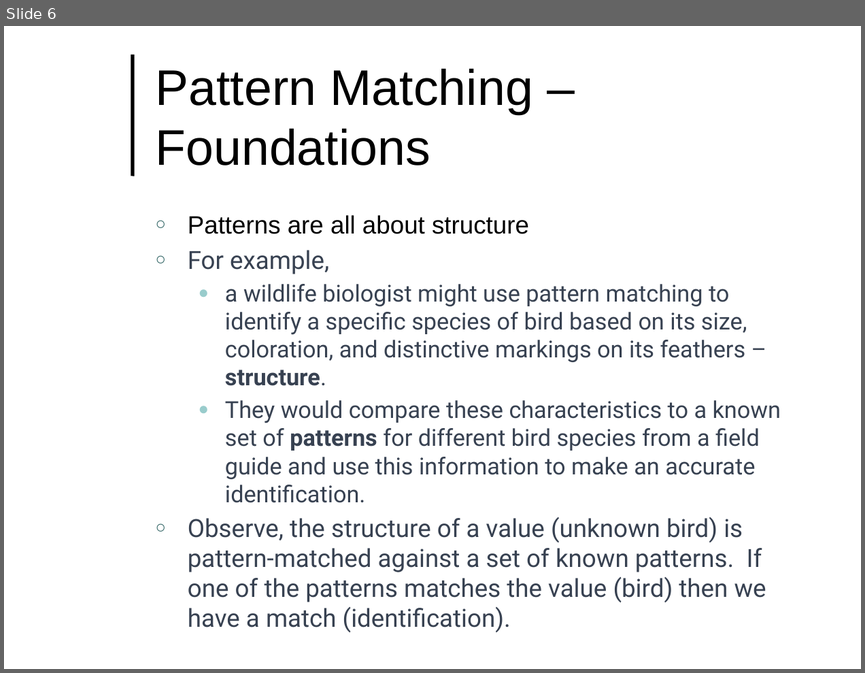
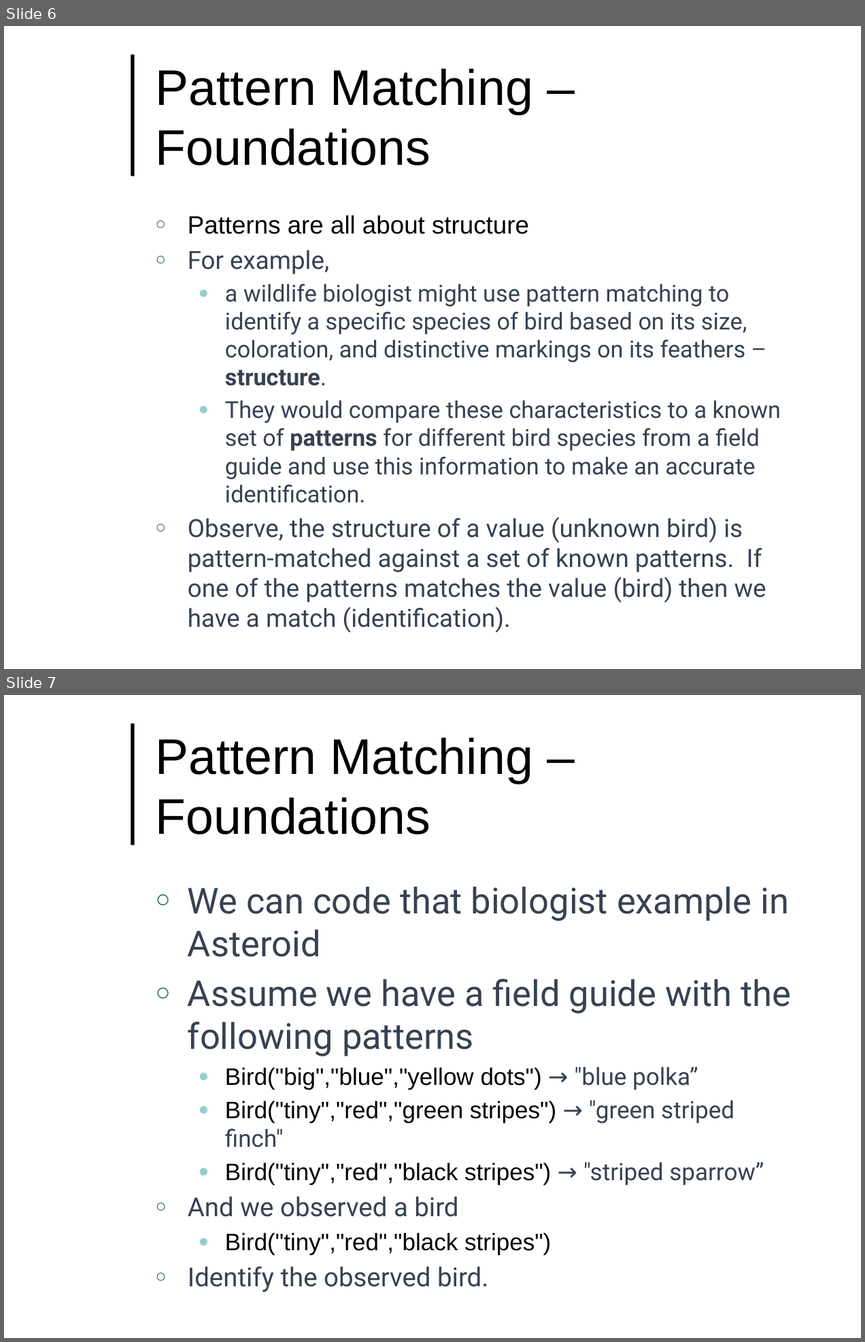
Before and after one commit to lutzhamel/CSC493, a slide deck: notes/csc493-ln004.pptx. Shown one above the other, each under a label of ours: slide 6 before the commit, slides 6 and 7 after it. The pictures are 865x673 and 865x1342 pixels, drawn with LibreOffice and Linux fonts; fonts in the diff are those of the drawing; background and template pictures are left out. Boxes give left, top, right and bottom in pixels: in the first picture for what was removed or moved away, otherwise in the second. Text is boxed around its words. In the diff, an @@ line names an element or a change of style, - is before the commit and + after.

```diff
--- a/notes/csc493-ln004.pptx
+++ b/notes/csc493-ln004.pptx
@@ slide 7 added at <box>4,695,861,1338</box>, background #FFFFFF; not listed: 1 template element that a slide beside it also shows @@
@@ title added at <box>156,737,533,834</box>, 42 pt, text #000000 @@
+Pattern Matching – Foundations
@@ text added at <box>188,886,791,1255</box>, 20 pt, text #374151 @@
+○ We can code that biologist example in Asteroid
+○ Assume we have a field guide with the following patterns
+  ● Bird("big","blue","yellow dots") → "blue polka”
+  ● Bird("tiny","red","green stripes") → "green striped finch"
+  ● Bird("tiny","red","black stripes") → "striped sparrow”
+○ And we observed a bird
+  ● Bird("tiny","red","black stripes")
+○ Identify the observed bird.
```
Also in this commit, not shown: 1 other file.
